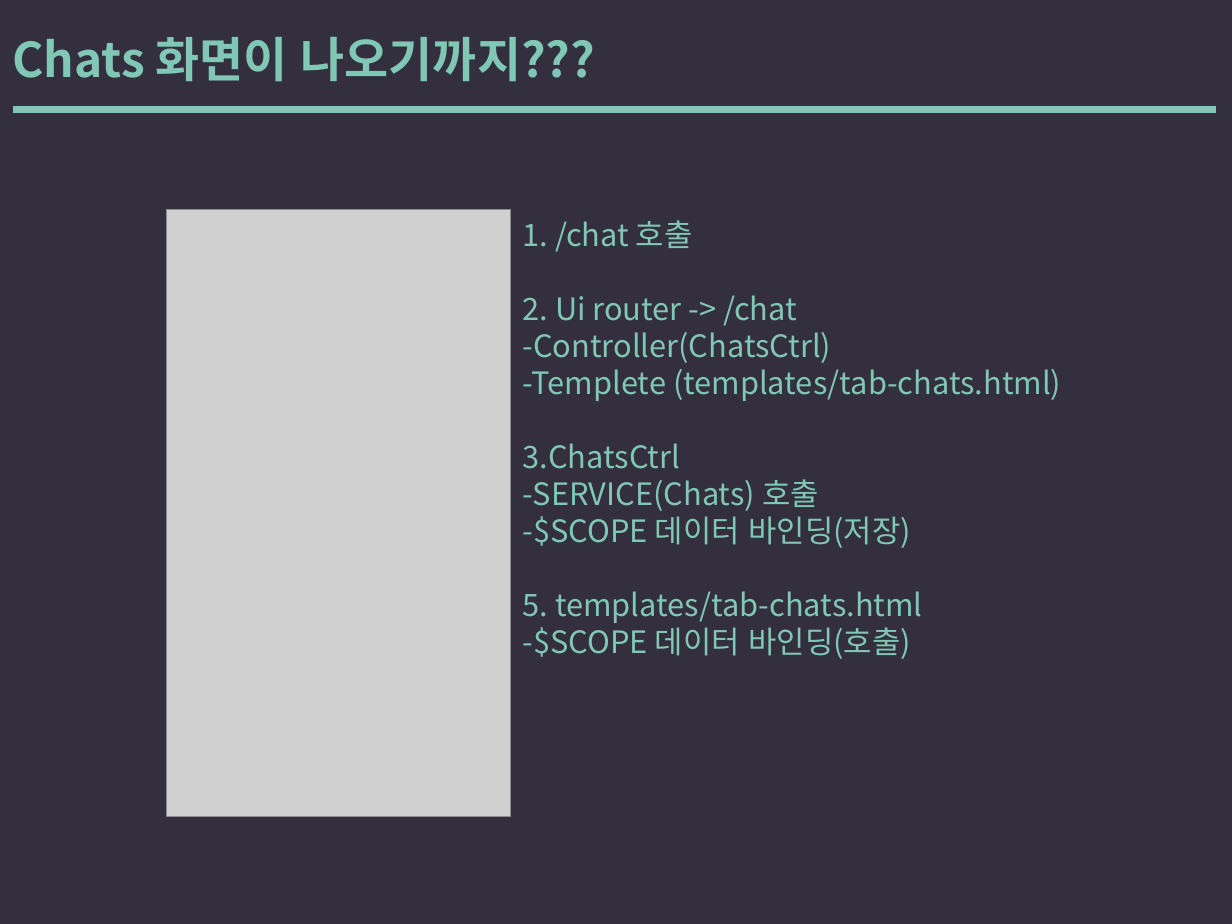
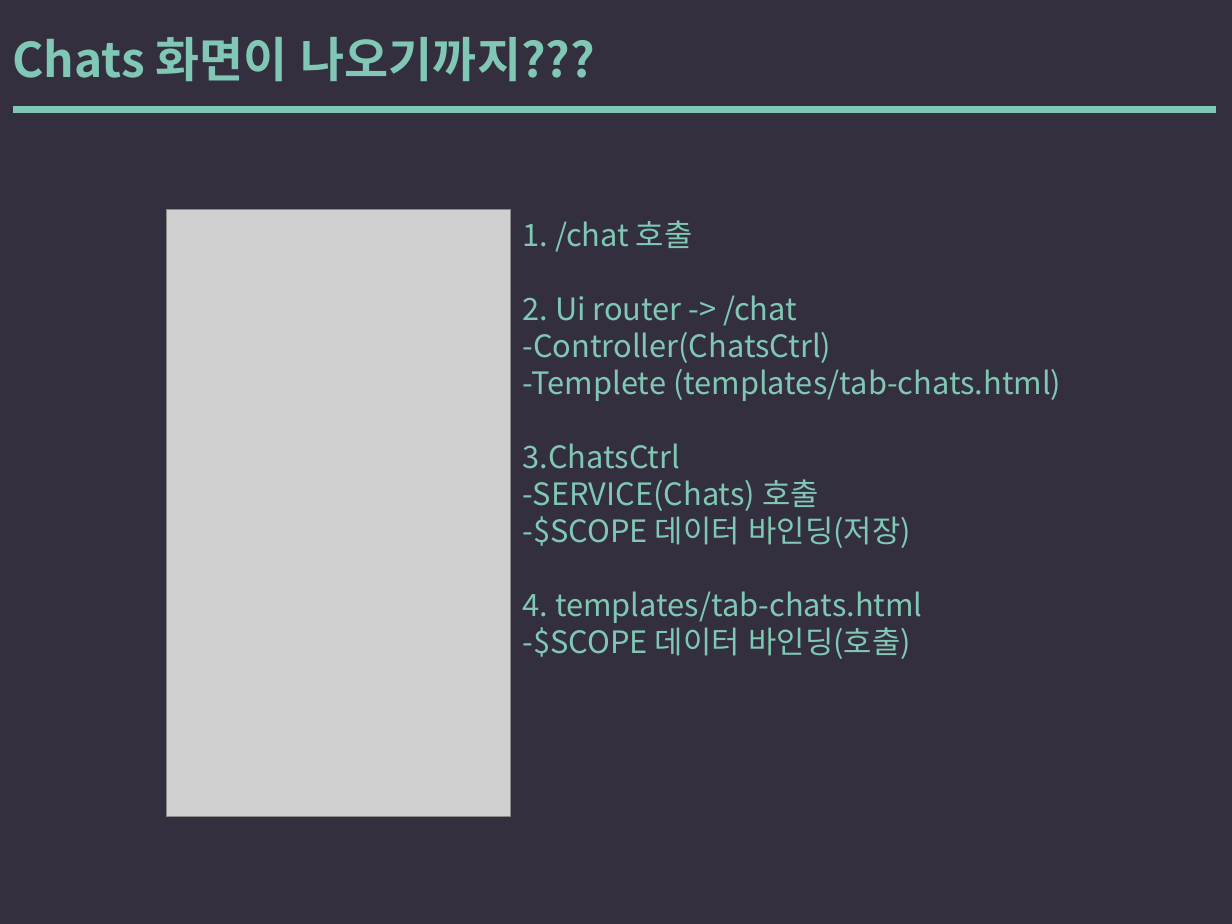
Before and after one commit to yysstory/mozzi, a slide deck: slide 26 of DOCS/1.pptx. Drawn at 1232x924 pixels with LibreOffice and Linux fonts; fonts in the diff are those of the drawing; grey boxes stand for pictures. Boxes give left, top, right and bottom in pixels: in the first picture for what was removed or moved away, otherwise in the second. Text is boxed around its words. In the diff, an @@ line names an element or a change of style, - is before the commit and + after.

```diff
--- a/DOCS/1.pptx
+++ b/DOCS/1.pptx
@@ text at box(523, 591, 923, 623): text changed @@
-5. templates/tab-chats.html
+4. templates/tab-chats.html
```
Also in this commit, not shown: 4 other slides changed.
